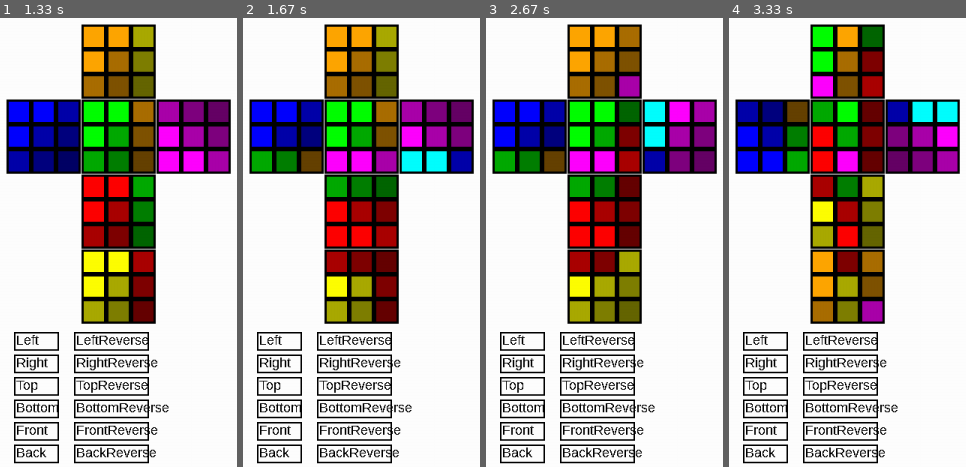
Above: before the commit, frames 1-4 (left to right).
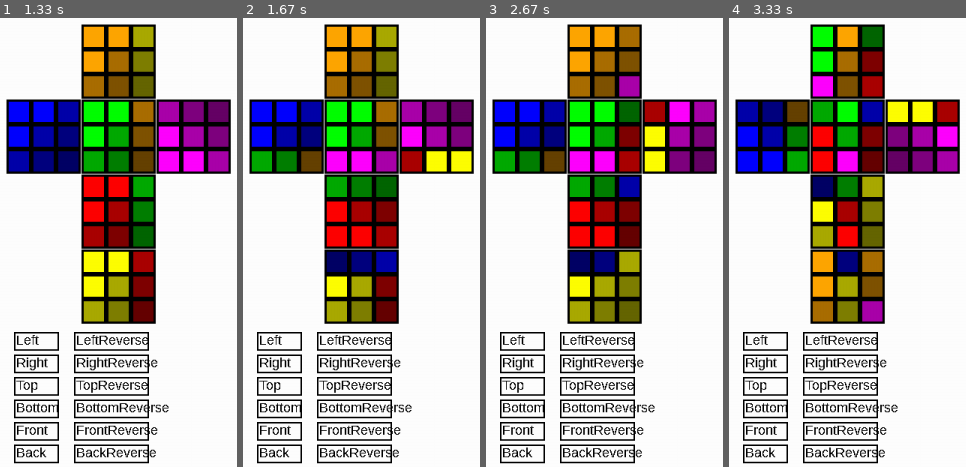
Above: after the commit, the same moments.

Repository: gaurav-itachi/RubiksCube
Game: pygame game, started from main.py
The game is run twice, just before and just after one commit, with the same random seed, the same clock (stepped at 60 frames per second) and the same inputs.
Inputs:
- Up to frame 1 (1.33 s): hold Right 0.33-0.8 s
- Up to frame 2 (1.67 s): click "BottomReverse" at 1.4 s
- Up to frame 3 (2.67 s): hold Left from 2.35 s (still down)
- Up to frame 4 (3.33 s): release Left at 2.95 s; hold Down from 2.98 s (still down)

Frame 1 is identical in both runs. In frame 2, 2.5% of the frame differs, in the area x 35-97%, y 29-57%; in frame 3, 2.5%; in frame 4, 2.5%.

Commit message:
fixed all moves

Diff:
--- a/models/rubikscube_model.py
+++ b/models/rubikscube_model.py
@@ -153,26 +153,26 @@
 		pass
 	def Bottom(self):
 		tmp = self.faces[1].cubelets[2,:].reshape(self.faces[2].cubelets[2,:].shape).copy()
-		self.faces[1].cubelets[2,:] = np.flip(self.faces[5].cubelets[0,:].reshape(self.faces[1].cubelets[2,:].shape),1)
-		self.faces[5].cubelets[0,:] = np.flip(self.faces[3].cubelets[2,:].reshape(self.faces[5].cubelets[0,:].shape),1)
+		self.faces[1].cubelets[2,:,:] = self.faces[5].cubelets[0,::-1,:]
+		self.faces[5].cubelets[0,:,:] = self.faces[3].cubelets[2,::-1,:]
 		self.faces[3].cubelets[2,:] = self.faces[2].cubelets[2,:].reshape(self.faces[3].cubelets[2,:].shape)
 		self.faces[2].cubelets[2,:] = tmp
 		self.faces[4].cubelets[:,:] = np.rot90(self.faces[4].cubelets[:,:],1,(1,0))
 
 		pass
 	def BottomReverse(self):
-		tmp = np.flip(self.faces[1].cubelets[2,:].reshape(self.faces[5].cubelets[0,:].shape).copy(),1)
+		tmp = self.faces[1].cubelets[2,::-1,:].copy()
 		self.faces[1].cubelets[2,:] = self.faces[2].cubelets[2,:].reshape(self.faces[1].cubelets[2,:].shape)
 		self.faces[2].cubelets[2,:] = self.faces[3].cubelets[2,:].reshape(self.faces[2].cubelets[2,:].shape)
-		self.faces[3].cubelets[2,:] = np.flip(self.faces[5].cubelets[0,:].reshape(self.faces[3].cubelets[2,:].shape),1)
-		self.faces[5].cubelets[0,:] =  tmp
+		self.faces[3].cubelets[2,:,:] = self.faces[5].cubelets[0,::-1,:]
+		self.faces[5].cubelets[0,:,:] =  tmp
 		self.faces[4].cubelets[:,:] = np.rot90(self.faces[4].cubelets[:,:],1,(0,1))
 		pass
 	def Front(self):
 		tmp = self.faces[0].cubelets[2,:].reshape(self.faces[3].cubelets[:,0].shape).copy()
-		self.faces[0].cubelets[2,:] = np.flip(self.faces[1].cubelets[:,2].reshape(self.faces[0].cubelets[2,:].shape),1)
+		self.faces[0].cubelets[2,:,:] = self.faces[1].cubelets[::-1,2,:]
 		self.faces[1].cubelets[:,2] = self.faces[4].cubelets[0,:].reshape(self.faces[1].cubelets[:,2].shape)
-		self.faces[4].cubelets[0,:] = np.flip(self.faces[3].cubelets[:,0].reshape(self.faces[4].cubelets[0,:].shape),1)
+		self.faces[4].cubelets[0,:,:] = self.faces[3].cubelets[::-1,0,:]
 		self.faces[3].cubelets[:,0] = tmp
 		self.faces[2].cubelets[:,:] = np.rot90(self.faces[2].cubelets[:,:],1,(1,0))
 		pass
@@ -194,9 +194,9 @@
 		pass
 	def BackReverse(self):
 		tmp = self.faces[0].cubelets[0,:].reshape(self.faces[3].cubelets[:,2].shape).copy()
-		self.faces[0].cubelets[0,:] = np.flip(self.faces[1].cubelets[:,0].reshape(self.faces[0].cubelets[0,:].shape),1)
+		self.faces[0].cubelets[0,:,:] = self.faces[1].cubelets[::-1,0,:]
 		self.faces[1].cubelets[:,0] = self.faces[4].cubelets[2,:].reshape(self.faces[1].cubelets[:,0].shape)
-		self.faces[4].cubelets[2,:] = np.flip(self.faces[3].cubelets[:,2].reshape(self.faces[4].cubelets[2,:].shape),1)
+		self.faces[4].cubelets[2,:,:] = self.faces[3].cubelets[::-1,2,:]
 		self.faces[3].cubelets[:,2] = tmp
 		self.faces[5].cubelets[:,:] = np.rot90(self.faces[5].cubelets[:,:],1,(1,0))
 		pass
